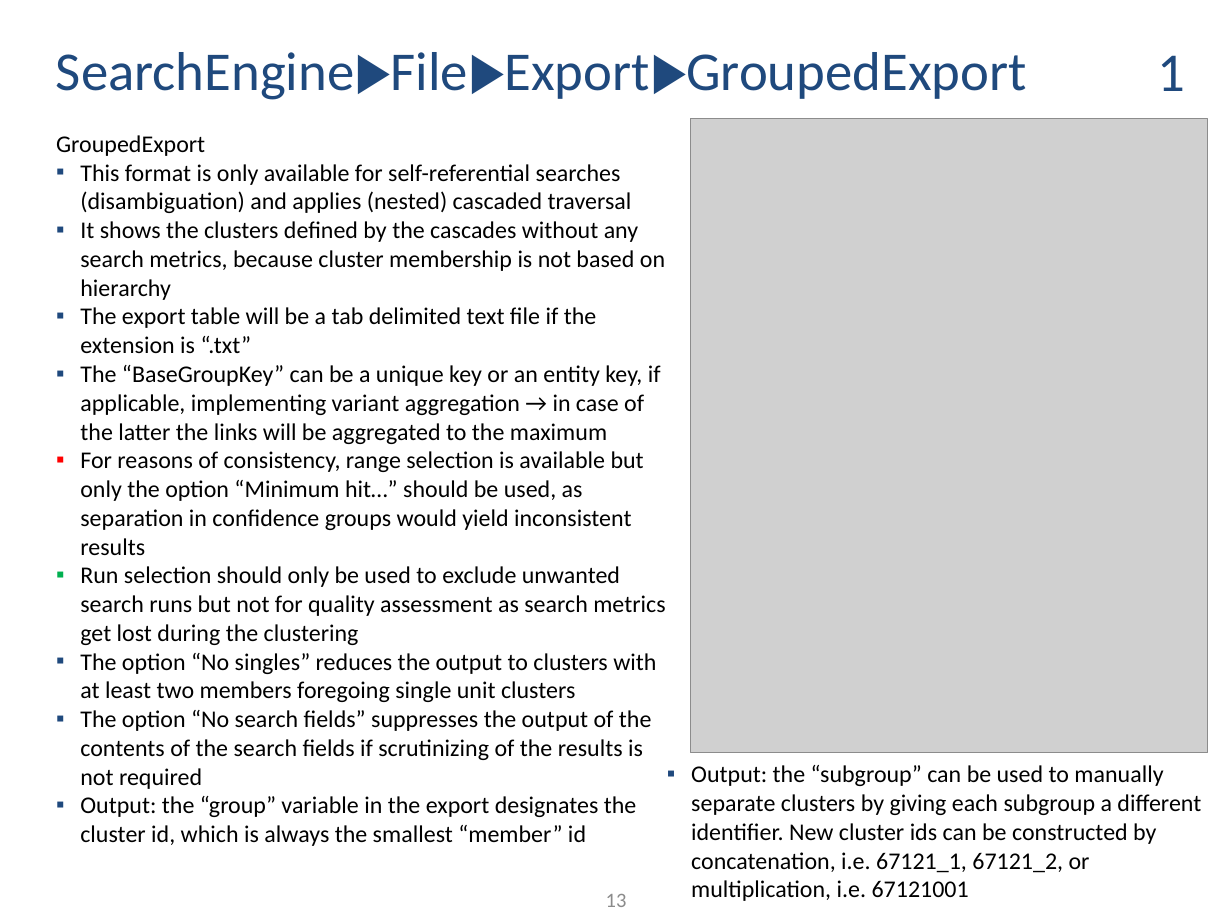
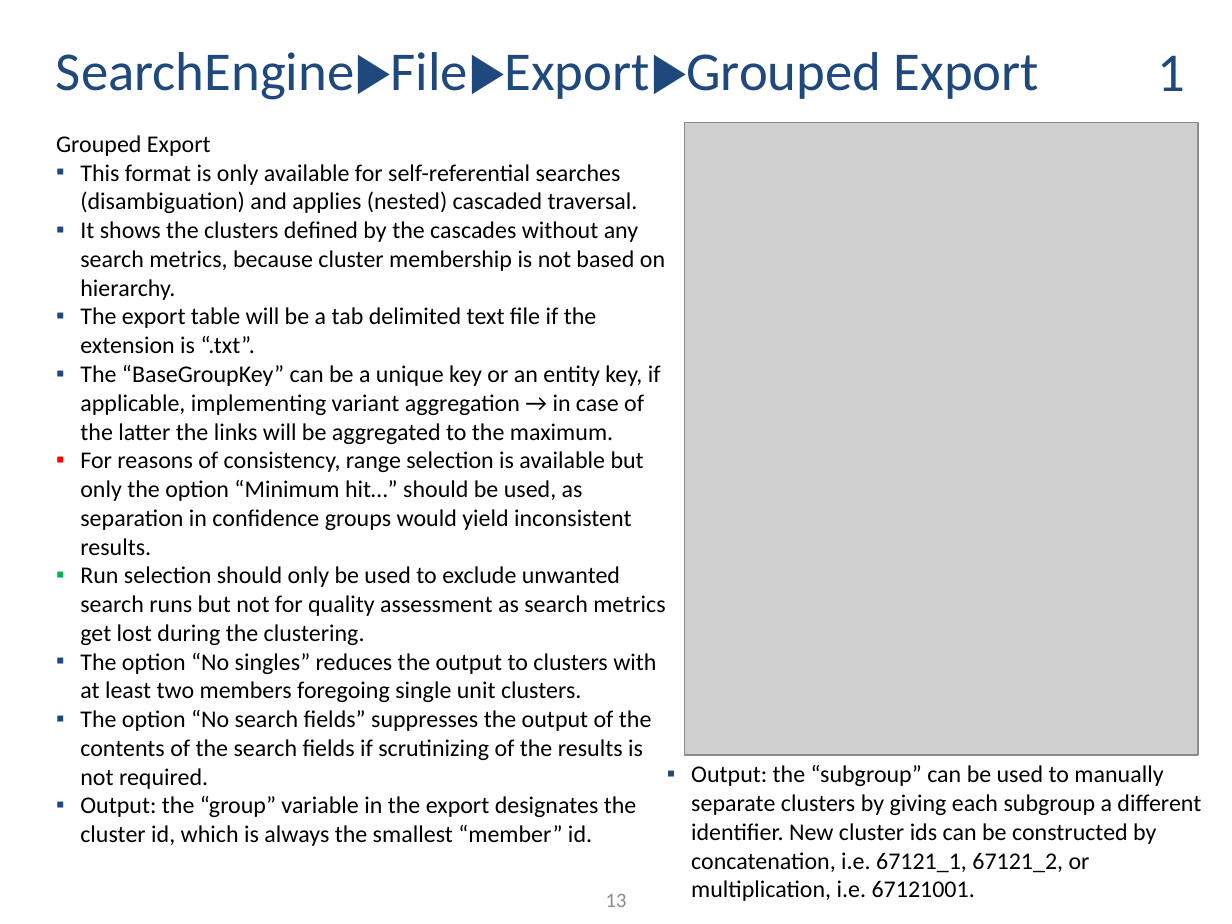
Before and after one commit to ThorstenDoherr/searchengine, a slide deck: slide 13 of doc/Manual.pptx. Drawn at 1232x924 pixels with LibreOffice and Linux fonts; fonts in the diff are those of the drawing; grey boxes stand for pictures. Boxes give left, top, right and bottom in pixels: in the first picture for what was removed or moved away, otherwise in the second. Text is boxed around its words. In the diff, an @@ line names an element or a change of style, - is before the commit and + after.

```diff
--- a/doc/Manual.pptx
+++ b/doc/Manual.pptx
@@ title at <box>56,52,1039,100</box>: spaces changed @@
-SearchEngine▶File▶Export▶GroupedExport
+SearchEngine▶File▶Export▶Grouped Export
@@ text at <box>56,135,665,846</box>: text changed @@
-GroupedExport
-  ▪ This format is only available for self-referential searches (disambiguation) and applies (nested) cascaded traversal
-  ▪ It shows the clusters defined by the cascades without any search metrics, because cluster membership is not based on hierarchy
-  ▪ The export table will be a tab delimited text file if the extension is “.txt”
-  ▪ The “BaseGroupKey” can be a unique key or an entity key, if applicable, implementing variant aggregation → in case of the latter the links will be aggregated to the maximum
-  ▪ For reasons of consistency, range selection is available but only the option “Minimum hit…” should be used, as separation in confidence groups would yield inconsistent results
-  ▪ Run selection should only be used to exclude unwanted search runs but not for quality assessment as search metrics get lost during the clustering
-  ▪ The option “No singles” reduces the output to clusters with at least two members foregoing single unit clusters
-  ▪ The option “No search fields” suppresses the output of the contents of the search fields if scrutinizing of the results is not required
-  ▪ Output: the “group” variable in the export designates the cluster id, which is always the smallest “member” id
+Grouped Export
+  ▪ This format is only available for self-referential searches (disambiguation) and applies (nested) cascaded traversal.
+  ▪ It shows the clusters defined by the cascades without any search metrics, because cluster membership is not based on hierarchy.
+  ▪ The export table will be a tab delimited text file if the extension is “.txt”.
+  ▪ The “BaseGroupKey” can be a unique key or an entity key, if applicable, implementing variant aggregation → in case of the latter the links will be aggregated to the maximum.
+  ▪ For reasons of consistency, range selection is available but only the option “Minimum hit…” should be used, as separation in confidence groups would yield inconsistent results.
+  ▪ Run selection should only be used to exclude unwanted search runs but not for quality assessment as search metrics get lost during the clustering.
+  ▪ The option “No singles” reduces the output to clusters with at least two members foregoing single unit clusters.
+  ▪ The option “No search fields” suppresses the output of the contents of the search fields if scrutinizing of the results is not required.
+  ▪ Output: the “group” variable in the export designates the cluster id, which is always the smallest “member” id.
@@ picture: place and size @@
-picture at <box>691,118,1209,753</box>
+picture at <box>685,122,1199,755</box>
@@ text at <box>691,765,1201,901</box>: text changed @@
-▪ Output: the “subgroup” can be used to manually separate clusters by giving each subgroup a different identifier. New cluster ids can be constructed by concatenation, i.e. 67121_1, 67121_2, or multiplication, i.e. 67121001
+▪ Output: the “subgroup” can be used to manually separate clusters by giving each subgroup a different identifier. New cluster ids can be constructed by concatenation, i.e. 67121_1, 67121_2, or multiplication, i.e. 67121001.
```
Also in this commit, not shown: 20 other slides changed, 5 slides added, 3 other files.
